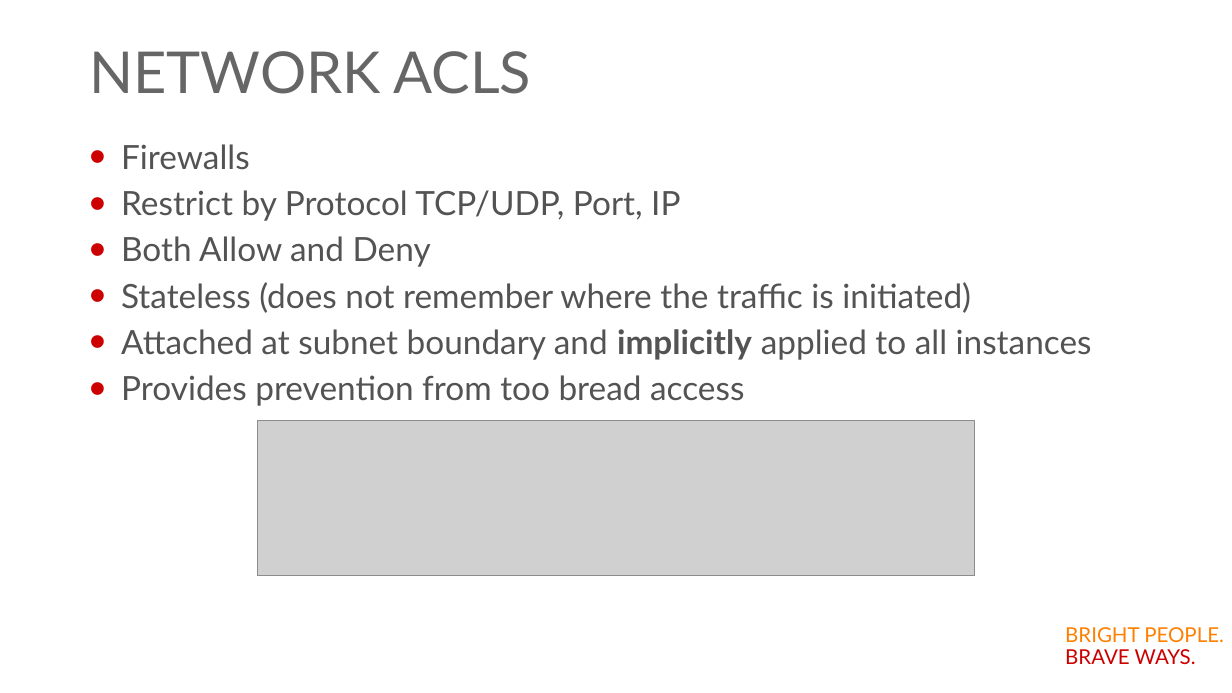
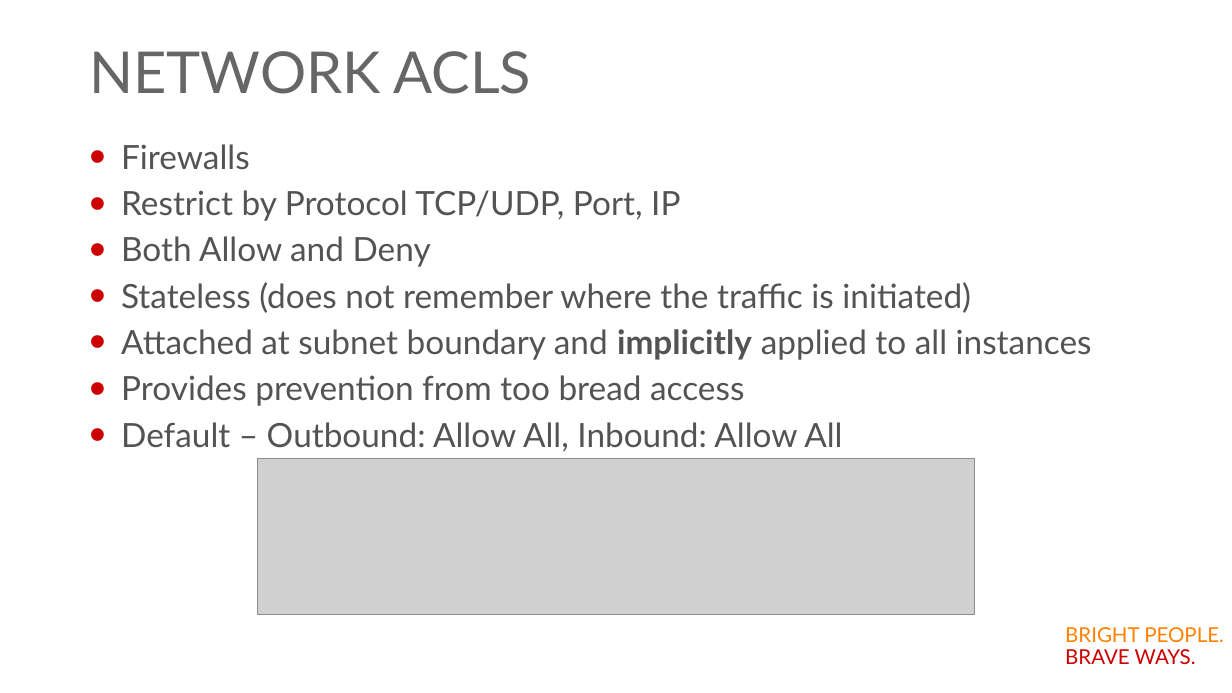
Before and after one commit to Accedia/aws-workshop, a slide deck: slide 40 of Day3-VPC_and_Networks/VPC.pptx (slide 32 before the commit). Drawn at 1232x693 pixels with LibreOffice and Linux fonts; fonts in the diff are those of the drawing; grey boxes stand for pictures; background and template pictures are left out. Boxes give left, top, right and bottom in pixels: in the first picture for what was removed or moved away, otherwise in the second. Text is boxed around its words. In the diff, an @@ line names an element or a change of style, - is before the commit and + after.

```diff
--- a/Day3-VPC_and_Networks/VPC.pptx
+++ b/Day3-VPC_and_Networks/VPC.pptx
@@ text at bbox=[121, 422, 842, 451]: paragraph added @@
+• Default – Outbound: Allow All, Inbound: Allow All
@@ picture: place and size @@
-picture at bbox=[258, 421, 975, 576]
+picture at bbox=[258, 459, 975, 615]
```
Also in this commit, not shown: 5 other slides changed, 9 slides added.
